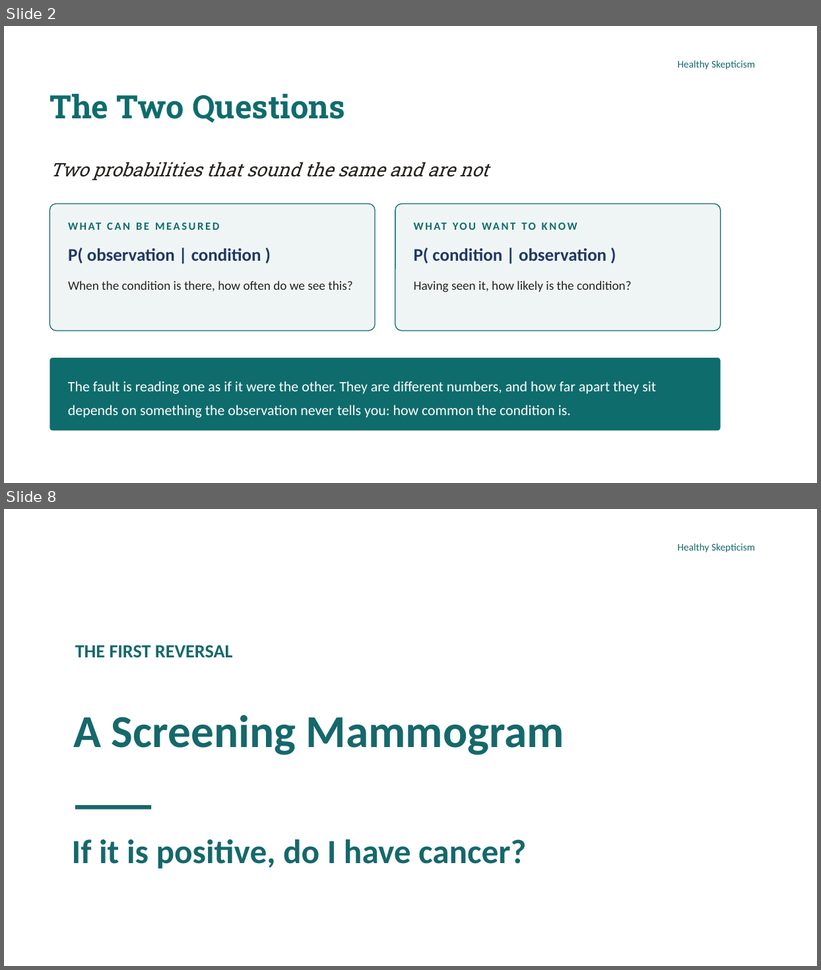
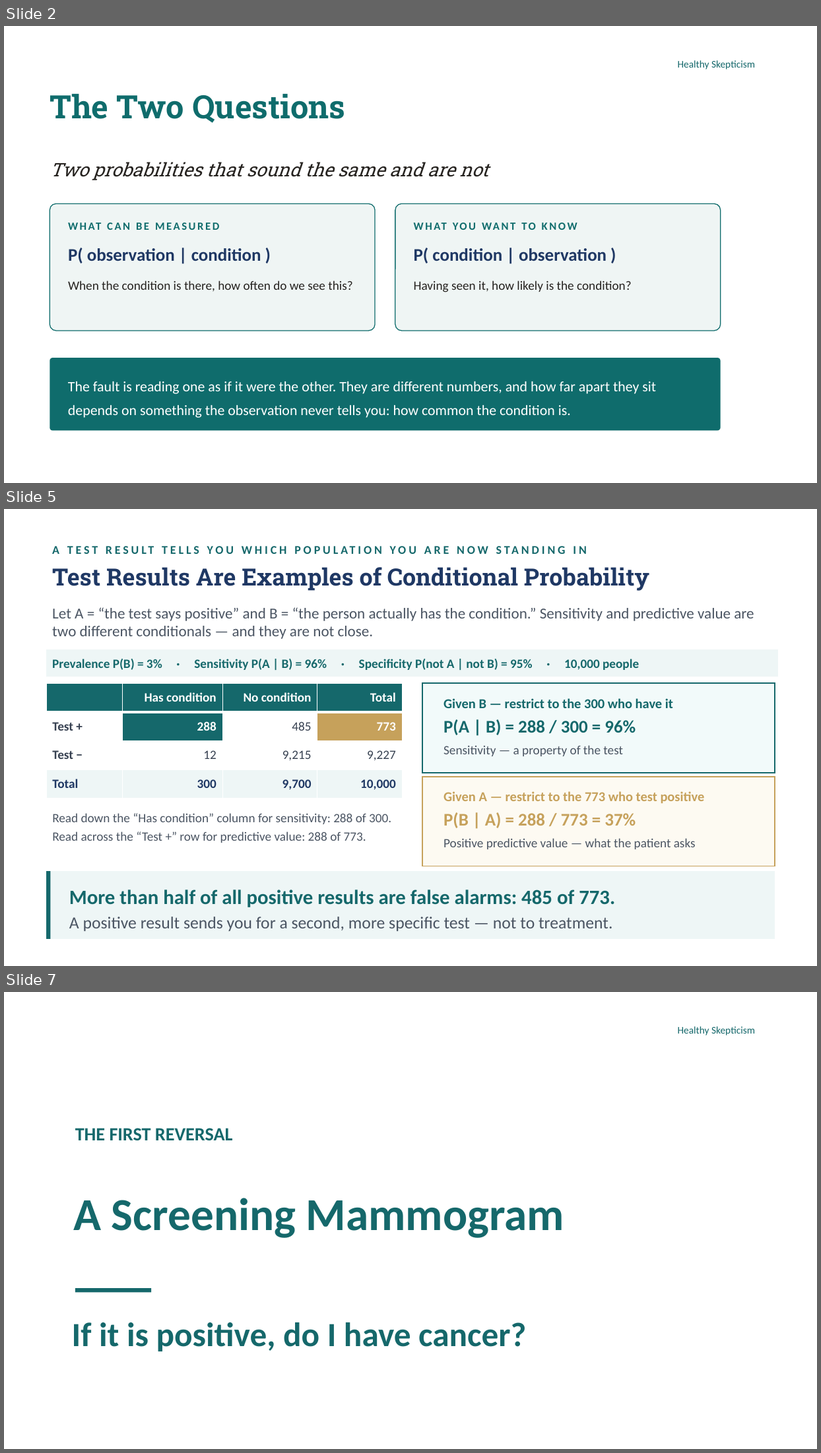
Before and after one commit to murraygmail/healthy-skepticism, a slide deck: materials/Day2.pptx. Shown one above the other, each under a label of ours: slides 2 and 8 before the commit, slides 2, 5 and 7 after it; the slides between them are not shown. The pictures are 821x970 and 821x1453 pixels, drawn with LibreOffice and Linux fonts; fonts in the diff are those of the drawing; background and template pictures are left out. Boxes give left, top, right and bottom in pixels: in the first picture for what was removed or moved away, otherwise in the second. Text is boxed around its words. In the diff, an @@ line names an element or a change of style, - is before the commit and + after.

```diff
--- a/materials/Day2.pptx
+++ b/materials/Day2.pptx
@@ slide 5 added at (4, 509, 817, 966), background #FFFFFF @@
@@ text added at (52, 546, 252, 931), 14 pt, text #15686B, bold @@
+A TEST RESULT TELLS YOU WHICH POPULATION YOU ARE NOW STANDING IN
@@ text added at (106, 567, 649, 591), 28 pt, text #1F3864, bold @@
+Test Results Are Examples of Conditional Probability
@@ text added at (52, 607, 754, 639), 18 pt, text #4B5563 @@
+Let A = “the test says positive” and B = “the person actually has the condition.” Sensitivity and predictive value are two different conditionals — and they are not close.
@@ rectangle added at (46, 650, 778, 677), fill #EEF6F6, 15 pt, text #15686B, bold @@
+Prevalence P(B) = 3% · Sensitivity P(A | B) = 96% · Specificity P(not A | not B) = 95% · 10,000 people
@@ table added at (46, 683, 403, 799), 4 rows, 4 columns @@
+ | Has condition | No condition | Total
+Test + | 288 | 485 | 773
+Test − | 12 | 9,215 | 9,227
+Total | 300 | 9,700 | 10,000
@@ rectangle added at (422, 683, 775, 773), fill #F2FAFA, outline #15686B 1.5 pt @@
@@ text added at (444, 698, 673, 708), 16 pt, text #15686B, bold @@
+Given B — restrict to the 300 who have it
@@ text added at (444, 720, 636, 735), 21 pt, text #15686B, bold @@
+P(A | B) = 288 / 300 = 96%
@@ text added at (444, 745, 623, 757), 15 pt, text #4B5563 @@
+Sensitivity — a property of the test
@@ rectangle added at (422, 777, 775, 867), fill #FDFAF2, outline #C6A15B 1.5 pt @@
@@ text added at (444, 791, 705, 803), 16 pt, text #C6A15B, bold @@
+Given A — restrict to the 773 who test positive
@@ text added at (52, 813, 391, 843), 15 pt, text #4B5563 @@
+Read down the “Has condition” column for sensitivity: 288 of 300.
+Read across the “Test +” row for predictive value: 288 of 773.
@@ text added at (444, 813, 636, 828), 21 pt, text #C6A15B, bold @@
+P(B | A) = 288 / 773 = 37%
@@ text added at (444, 838, 696, 850), 15 pt, text #4B5563 @@
+Positive predictive value — what the patient asks
@@ rectangle added at (46, 871, 774, 939), fill #EEF6F6 @@
@@ rectangle added at (46, 871, 50, 939), fill #15686B @@
@@ text added at (69, 890, 615, 931), 20 pt, text #4B5563 @@
+More than half of all positive results are false alarms: 485 of 773.
+A positive result sends you for a second, more specific test — not to treatment.
@@ what was slide 8 is now slide 7 @@
```
Also in this commit, not shown: 2 slides changed, 1 other slide added, 3 slides removed, 5 other files.
